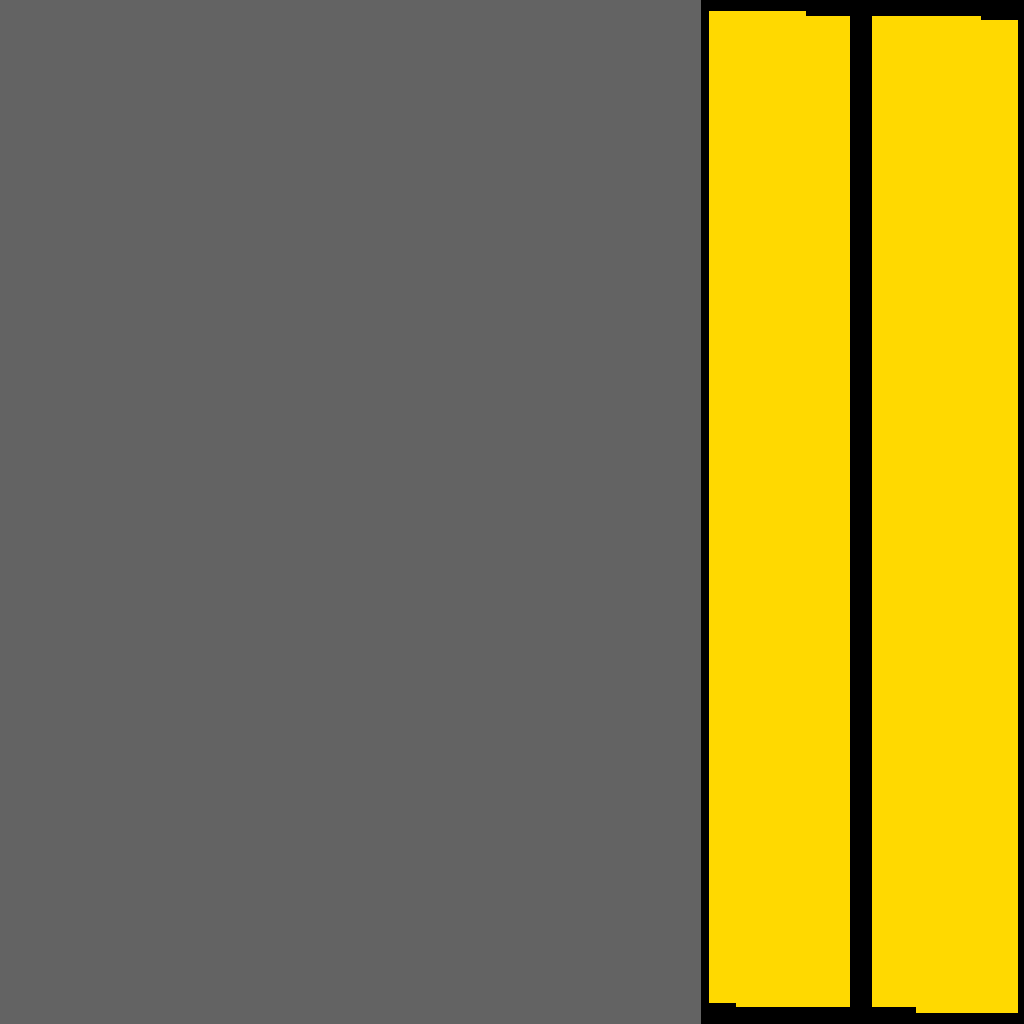
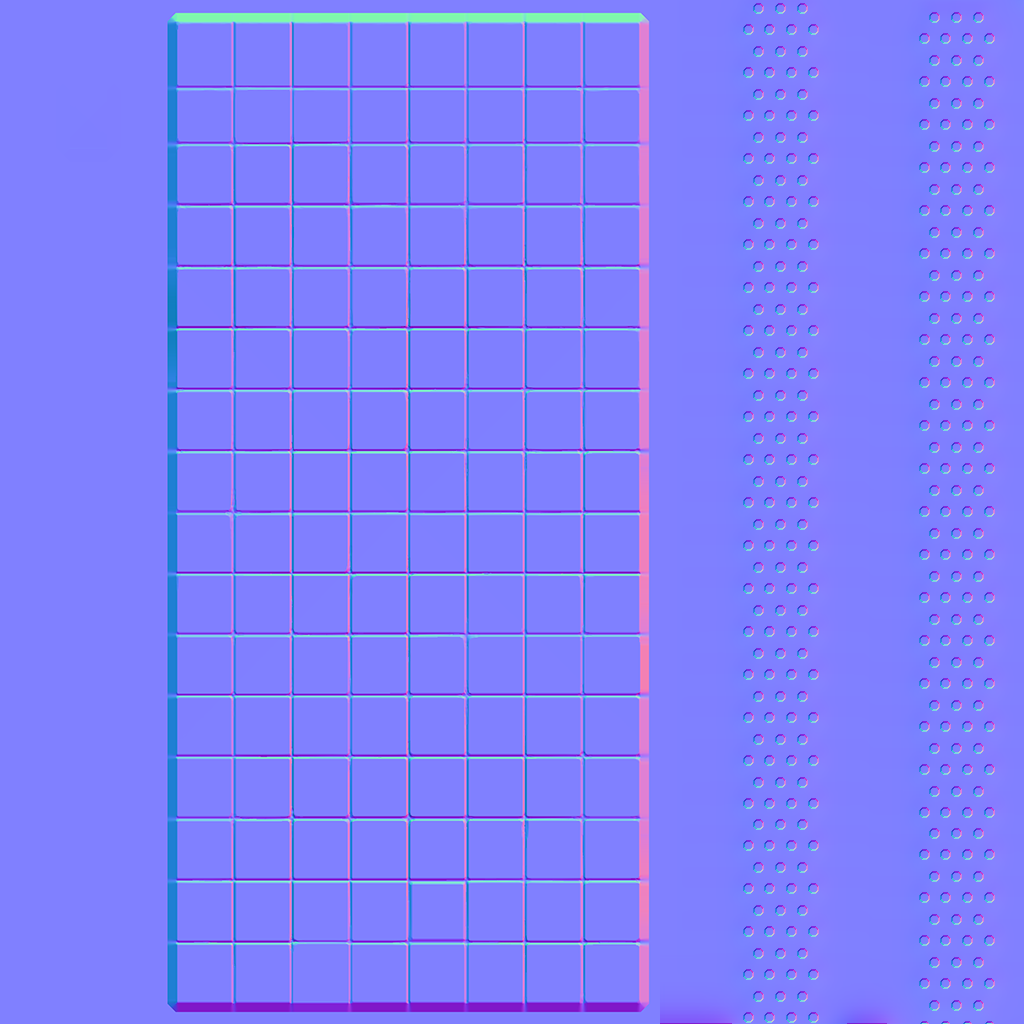
Comparing the layer stacks of the two 1024px x 1024px images. Changes:
added group "Normal" with 3 layers above "Metal Roughness" over (x1=0, y1=0, x2=1024, y2=1024)
added layer "Layer 22" in group "Normal" over (x1=0, y1=0, x2=660, y2=1024)
added layer "Layer 64" in group "Normal" over (x1=0, y1=0, x2=1024, y2=1024)
painted on "Layer 2" over (x1=713, y1=0, x2=1020, y2=1024)
